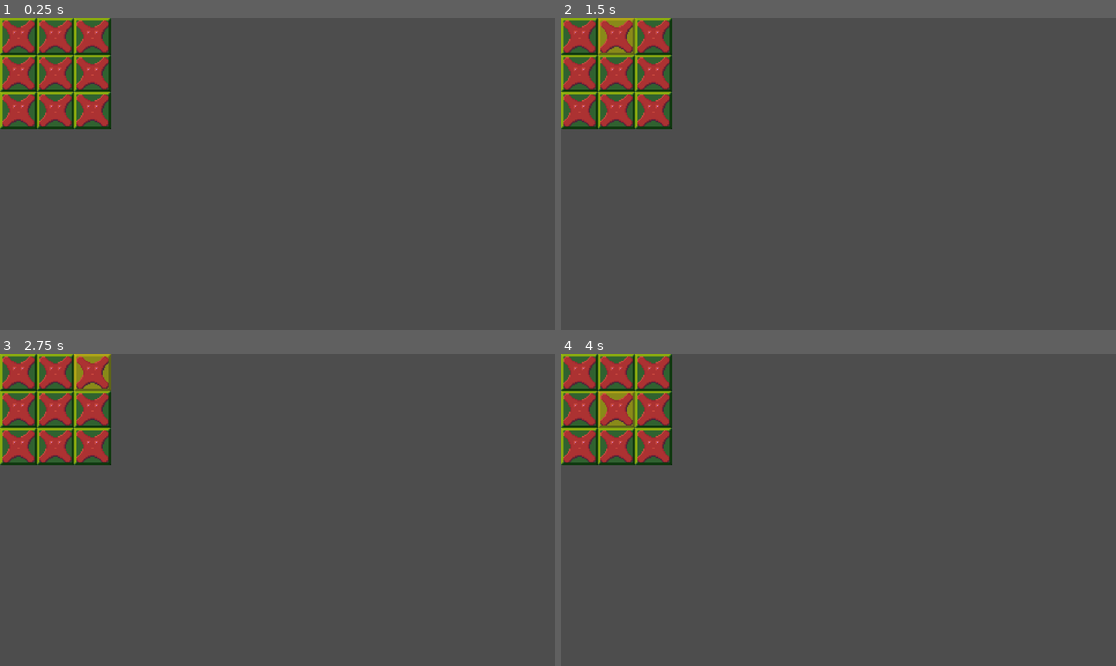
Above: before the commit, frames 1-4 (two rows, left to right).
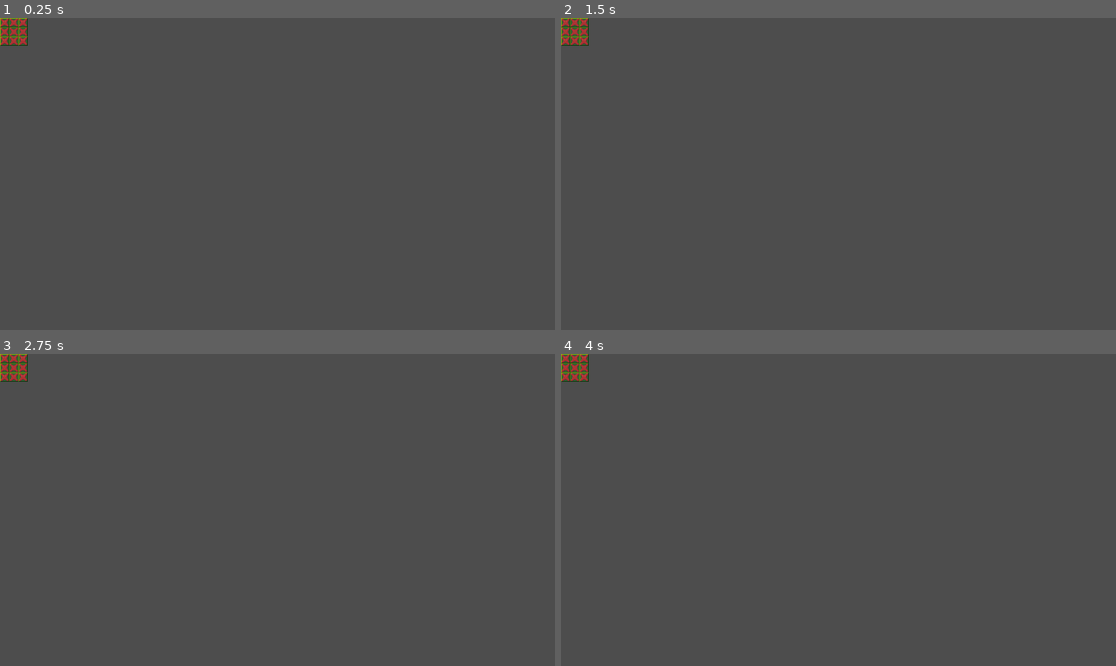
Above: after the commit, the same moments.

Repository: nagymathev/tic-tac-toe-plus-plus
Game: Godot game, scene res://scenes/world.tscn
The game is run twice, just before and just after one commit, with the same random seed, the same clock (stepped at 60 frames per second) and the same inputs.
Inputs (mouse positions are in pixels of both pictures, inside the frame that each line leads up to):
- Up to frame 1 (0.25 s): no input
- Up to frame 2 (1.5 s): tap Enter at 0.5 s; move the mouse to (577, 36) at 0.52 s; tap Space at 1.25 s; move the mouse to (616, 36) at 1.27 s
- Up to frame 3 (2.75 s): tap Enter at 2 s; move the mouse to (94, 372) at 2.02 s
- Up to frame 4 (4 s): tap Space at 2.75 s; move the mouse to (577, 410) at 2.77 s; tap Enter at 3.5 s; move the mouse to (616, 410) at 3.52 s

The runs differ from the first frame. In frame 1, 7.0% of the frame differs, in the area x 0-21%, y 0-36%; in frame 2, 7.0%; in frame 3, 7.0%; in frame 4, 7.0%.

Commit message:
more cleaning

Diff:
--- a/resources/board_resource_default.tres
+++ b/resources/board_resource_default.tres
@@ -1,7 +1,6 @@
-[gd_resource type="Resource" script_class="BoardResource" format=3 uid="uid://bmgv1s8gq56nr"]
+[gd_resource type="Resource" script_class="BoardSettings" format=3 uid="uid://bmgv1s8gq56nr"]
 
-[ext_resource type="Script" uid="uid://gvmonk4lw1qg" path="res://scripts/board_resource.gd" id="1_1556n"]
+[ext_resource type="Script" path="res://scripts/board_settings.gd" id="1_1556n"]
 
 [resource]
 script = ExtResource("1_1556n")
-cell_size = 128
--- a/scripts/board.gd
+++ b/scripts/board.gd
@@ -3,7 +3,7 @@
 extends Node2D
 class_name Board
 
-@export var _board_stats: BoardResource
+@export var _board_stats: BoardSettings
 
 func _on_board_stats_changed():
 	print("[Board] Stats Changed")
--- a/scripts/board_resource.gd
+++ b/scripts/board_settings.gd
@@ -1,7 +1,7 @@
 @tool
 
 extends Resource
-class_name BoardResource
+class_name BoardSettings
 
 @export_range(3, 27, 2)
 var size_x: int = 3:
Not shown, removed: scripts/board_resource.gd.uid
Not shown, added: scripts/board_settings.gd.uid
